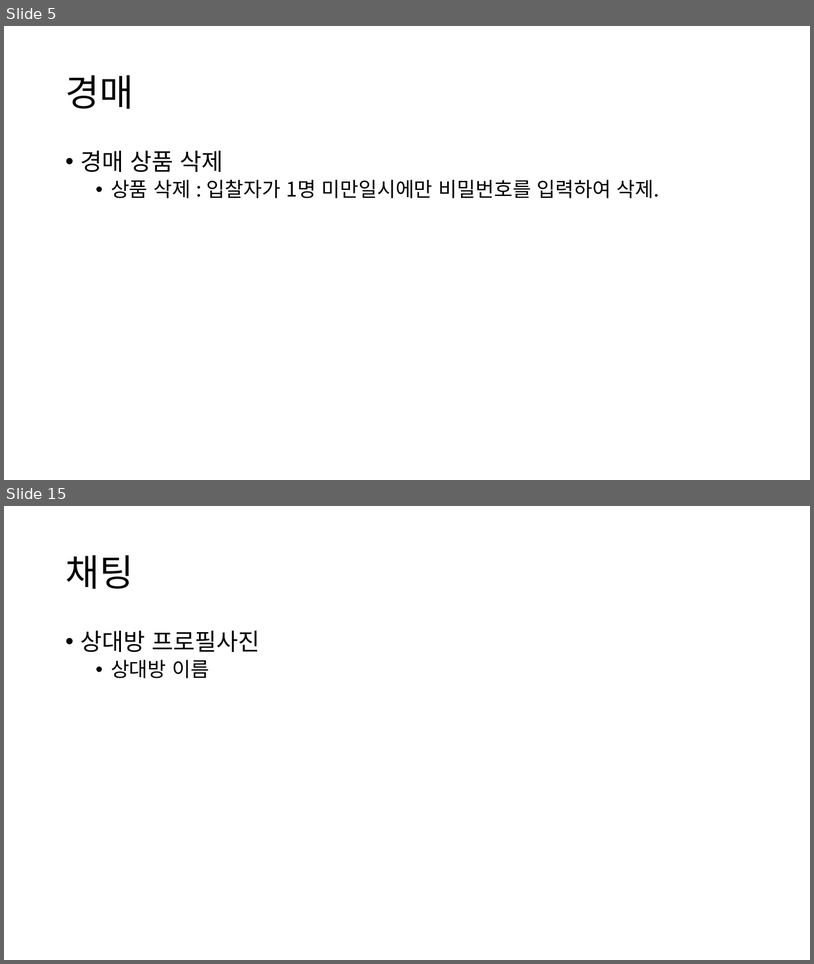
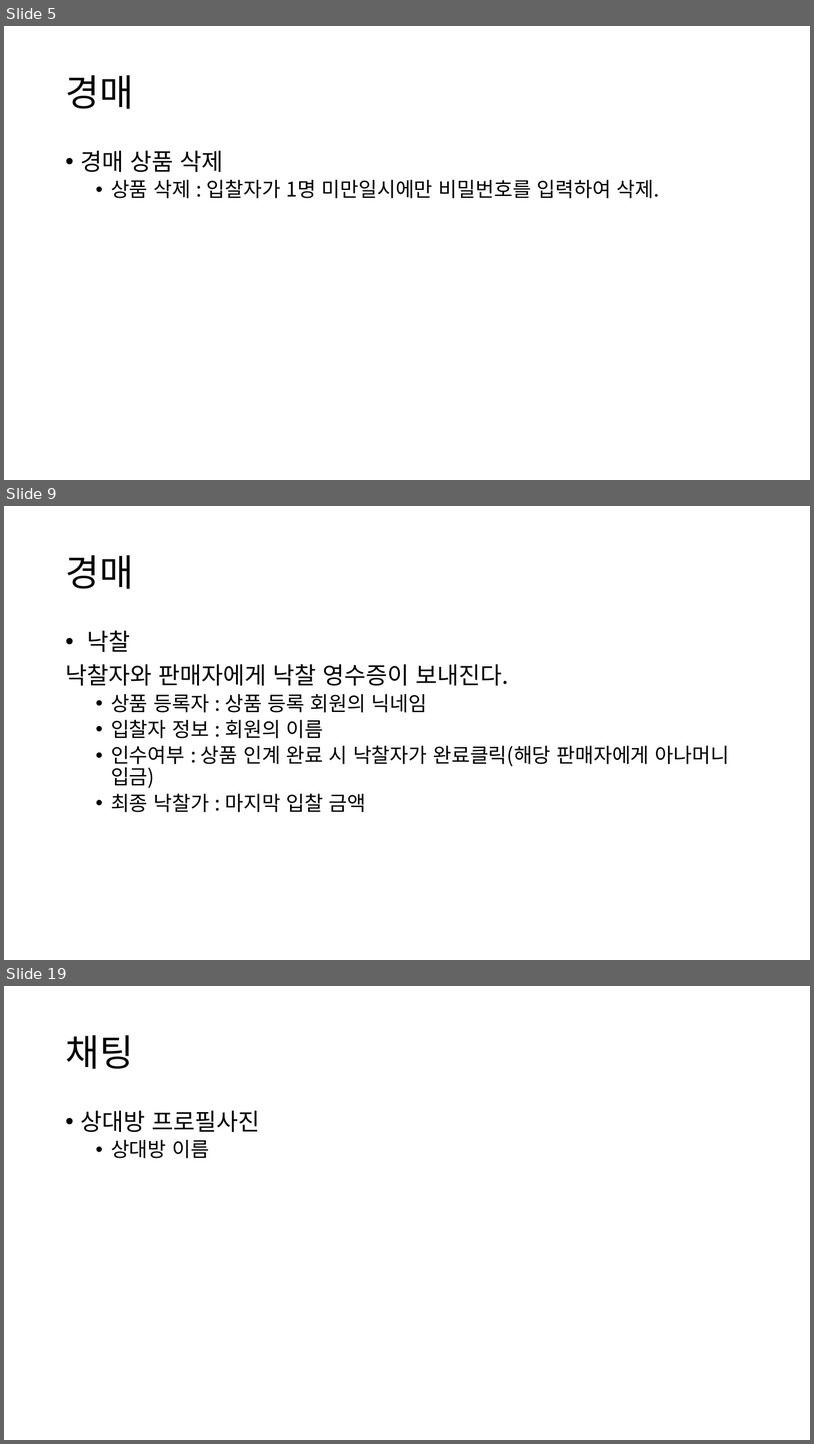
Before and after one commit to Singan/anabada-project, a slide deck: ppt/요구사항 명세서.pptx. Shown one above the other, each under a label of ours: slides 5 and 15 before the commit, slides 5, 9 and 19 after it; the slides between them are not shown. The pictures are 814x964 and 814x1444 pixels, drawn with LibreOffice and Linux fonts; fonts in the diff are those of the drawing. Boxes give left, top, right and bottom in pixels: in the first picture for what was removed or moved away, otherwise in the second. Text is boxed around its words. In the diff, an @@ line names an element or a change of style, - is before the commit and + after.

```diff
--- a/ppt/요구사항 명세서.pptx
+++ b/ppt/요구사항 명세서.pptx
@@ slide 9 added at <box>4,506,810,960</box>, background #FFFFFF @@
@@ title added at <box>65,555,133,589</box>, 44 pt, text #000000 @@
+경매
@@ text added at <box>65,630,729,812</box>, 24 pt, text #000000 @@
+• 낙찰
+낙찰자와 판매자에게 낙찰 영수증이 보내진다.
+  • 상품 등록자 : 상품 등록 회원의 닉네임
+  • 입찰자 정보 : 회원의 이름
+  • 인수여부 : 상품 인계 완료 시 낙찰자가 완료클릭(해당 판매자에게 아나머니 입금)
+  • 최종 낙찰가 : 마지막 입찰 금액
@@ what was slide 15 is now slide 19 @@
```
Also in this commit, not shown: 11 slides changed, 3 other slides added.
